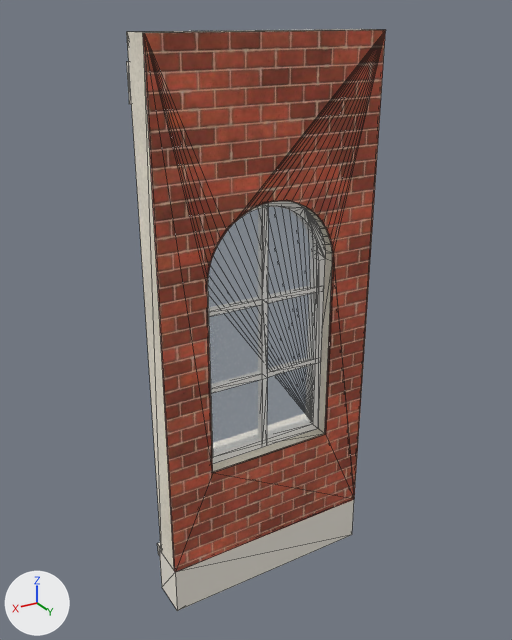
Before and after pictures for a commit that changed the glTF model kits/estacao/pieces/wall_window.glb.
Camera for both pictures: a camera (50 mm lens) standing at (2.91, 4.87, 4.97) and looking at (0.01, 0.03, 2.56). Every picture has the same lights, and +X, +Y and +Z are marked at lower left. The older version comes first. Mesh edges are drawn as thin lines. Where no turn or scale is listed for an object, it has been applied to the vertices. Vertices at exactly the same position are counted once.

Before the edit, the objects in view are built like this:
```python
ob_wall_window_brick = bpy.data.objects.new('wall_window_brick', me_wall_window_brick)
ob_wall_window_brick.location = (0.0, 0.0, 0.0)
ob_wall_window_frame = bpy.data.objects.new('wall_window_frame', me_wall_window_frame)
ob_wall_window_frame.location = (0.0, 0.0, 0.0)
ob_wall_window_glass = bpy.data.objects.new('wall_window_glass', me_wall_window_glass)
ob_wall_window_glass.location = (0.0, 0.0, 0.0)
ob_wall_window_plaster = bpy.data.objects.new('wall_window_plaster', me_wall_window_plaster)
ob_wall_window_plaster.location = (0.0, 0.0, 0.0)
# also in view: 'wall_window_lime' at (0.0, 0.1, 2.34)
```
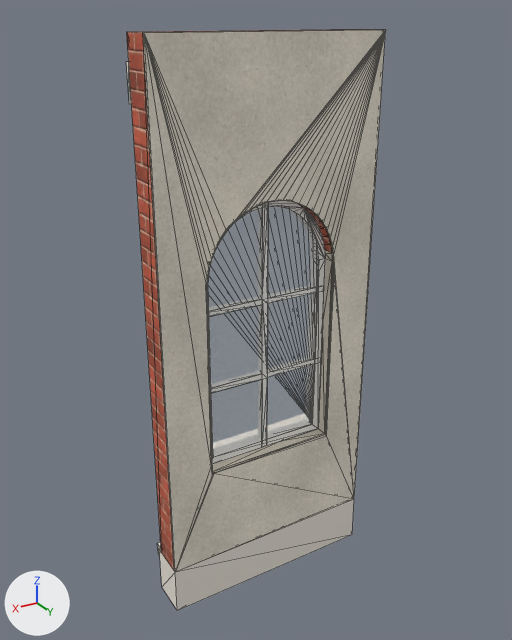
Where the newer file only moved an object's origin or applied its transform, the numbers keep the older frame.

Boxes [x1, y1, x2, y2] around the edits, measured in the pictures (512 x 640 px; the box of a moved part takes in the faces that stretch with it):
```json
{"object": "wall_window_plaster", "change": "surface changed, reshaped", "before": [143, 30, 386, 572], "after": [138, 29, 386, 572], "on screen": "red to grey"}
{"object": "wall_window_brick", "change": "surface changed, reshaped", "before": [127, 29, 376, 570], "after": [127, 29, 375, 570]}
{"part": 1, "of": "me_wall_window_frame", "change": "added", "after": [207, 208, 325, 464]}
{"part": 2, "of": "me_wall_window_plaster", "change": "cut back", "before": [144, 35, 354, 572], "after": [144, 35, 354, 572]}
{"part": 3, "of": "me_wall_window_plaster", "change": "added", "after": [138, 29, 376, 33]}
{"part": 4, "of": "me_wall_window_brick", "change": "moved or reshaped", "before": [138, 29, 376, 472], "after": [162, 29, 375, 32]}
{"object": "folha_frame", "change": "unchanged, uncovered by the edit", "after": [209, 207, 317, 440]}
```

Edits to the scene script, one JSON object a line:
```json
{"block": "mat_brick", "where": "n2 = _N.new('ShaderNodeTexImage'); n2.name = 'Image Texture'"}
{"op": "set", "path": "n2.image", "old": "img_image_0", "new": "img_image_4"}
{"block": "mat_brick", "where": "n5 = _N.new('ShaderNodeTexImage'); n5.name = 'Image Texture.001'"}
{"op": "set", "path": "n5.image", "old": "img_image_3", "new": "img_image_7"}
{"block": "mat_brick", "where": "n7 = _N.new('ShaderNodeTexImage'); n7.name = 'Image Texture.002'"}
{"op": "set", "path": "n7.image", "old": "img_image_1", "new": "img_image_5"}
{"block": "mat_plaster", "where": "n2 = _N.new('ShaderNodeTexImage'); n2.name = 'Image Texture'"}
{"op": "set", "path": "n2.image", "old": "img_image_4", "new": "img_image_0"}
{"block": "mat_plaster", "where": "n5 = _N.new('ShaderNodeTexImage'); n5.name = 'Image Texture.001'"}
{"op": "set", "path": "n5.image", "old": "img_image_7", "new": "img_image_3"}
{"block": "mat_plaster", "where": "n7 = _N.new('ShaderNodeTexImage'); n7.name = 'Image Texture.002'"}
{"op": "set", "path": "n7.image", "old": "img_image_5", "new": "img_image_1"}
{"block": "me_wall_window_brick", "where": "# used by ob_wall_window_brick; location = (0.0, 0.0, 0.0)"}
{"op": "remove", "block": "me_wall_window_brick", "code": "me_wall_window_brick.from_pydata(...)  # 62 vertices, 124 faces; spans x -1.0..1.0, y 0.0..0.28, z 0.45..4.87"}
{"op": "add", "block": "me_wall_window_brick", "code": "me_wall_window_brick.from_pydata(...)  # 81 vertices, 132 faces; spans x -1.0..1.0, y 0.0..0.28, z 0.45..4.87"}
{"block": "me_wall_window_brick", "change": "me_wall_window_brick part 4"}
{"block": "me_wall_window_brick", "change": "16 faces are deleted"}
{"block": "me_wall_window_brick", "change": "8 vertices are added at x -0.6..0.6, y 0.18, z 1.35..4.87"}
{"block": "me_wall_window_brick", "change": "11 new vertices lie (0.0, 0.18, 0.0) away from vertices in x -1.0..1.0, y 0.0, z 1.35..4.87"}
{"block": "me_wall_window_brick", "change": "24 new faces join them"}
{"block": "me_wall_window_plaster", "where": "# used by ob_wall_window_plaster; location = (0.0, 0.0, 0.0)"}
{"op": "remove", "block": "me_wall_window_plaster", "code": "me_wall_window_plaster.from_pydata(...)  # 62 vertices, 124 faces; spans x -1.0..1.0, y 0.28..0.3, z 0.45..4.87"}
{"op": "add", "block": "me_wall_window_plaster", "code": "me_wall_window_plaster.from_pydata(...)  # 95 vertices, 176 faces; spans x -1.0..1.0, y 0.18..0.3, z 0.45..4.87"}
{"block": "me_wall_window_plaster", "change": "me_wall_window_plaster part 2: 4 vertices removed from x -0.6..0.6, y 0.3, z 1.35..3.05; 34 vertices added at x -0.61..0.61, y 0.18..0.3, z 1.33..3.65"}
{"block": "me_wall_window_plaster", "change": "me_wall_window_plaster part 3: 3 vertices added at x -1.0..1.0, y 0.18, z 4.87"}
{"block": "me_wall_window_frame", "where": "# used by ob_wall_window_frame; location = (0.0, 0.0, 0.0)"}
{"op": "remove", "block": "me_wall_window_frame", "code": "me_wall_window_frame.from_pydata(...)  # 150 vertices, 296 faces; spans x -0.6..0.6, y 0.06..0.18, z 1.35..3.65"}
{"op": "add", "block": "me_wall_window_frame", "code": "me_wall_window_frame.from_pydata(...)  # 241 vertices, 459 faces; spans x -0.6..0.6, y 0.06..0.18, z 1.35..3.65"}
{"block": "me_wall_window_frame", "change": "me_wall_window_frame part 1: 91 vertices added at x -0.53..0.53, y 0.06..0.18, z 1.35..3.65"}
```
